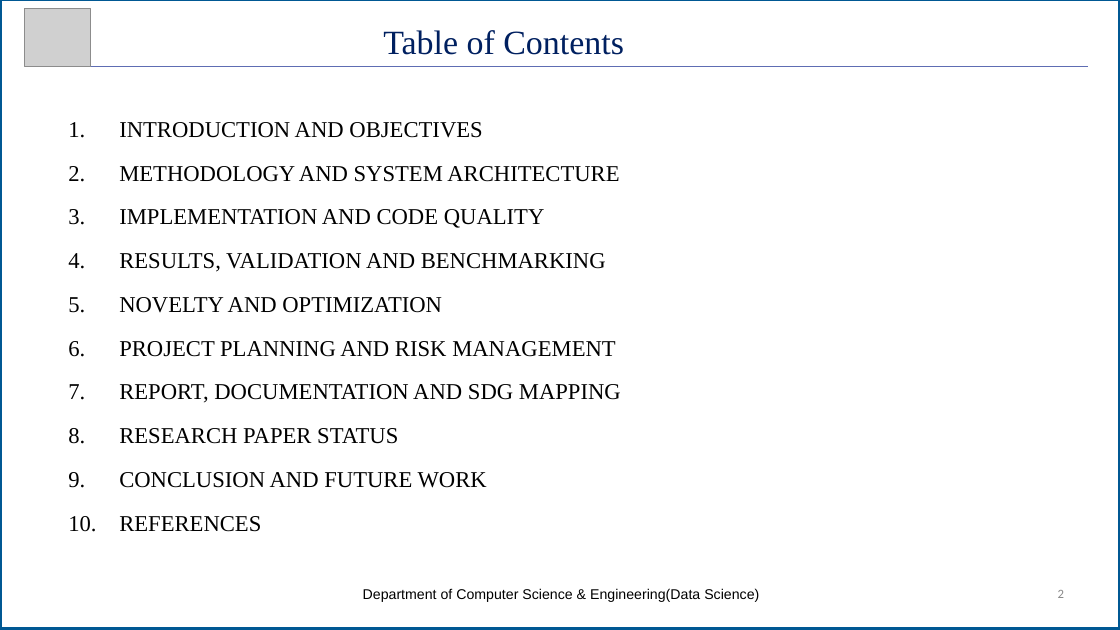
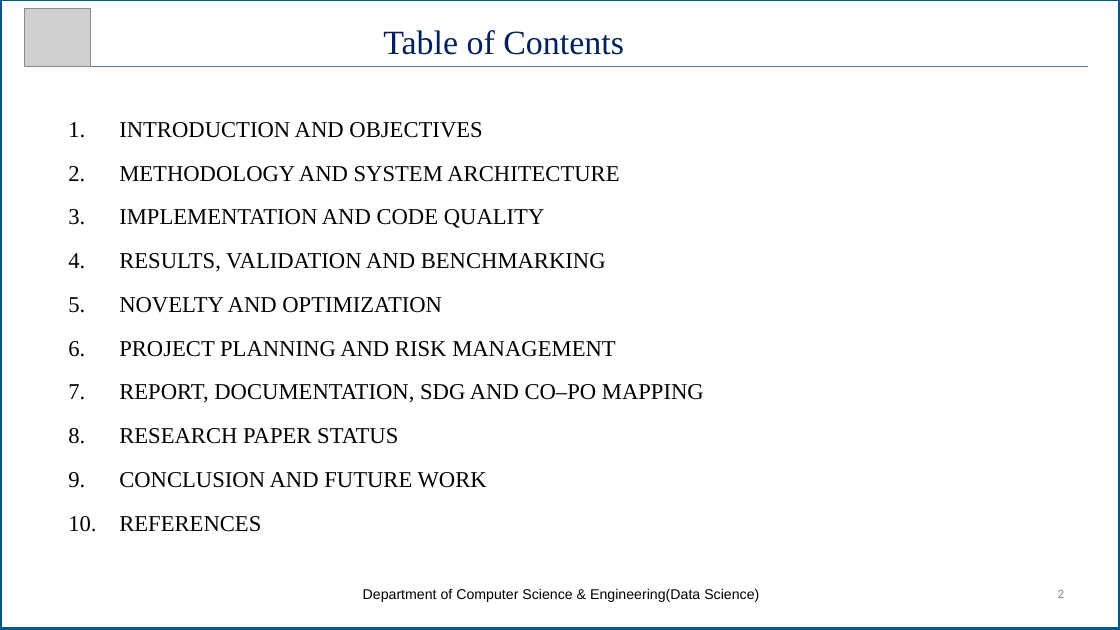
Before and after one commit to Manu-Sal-07/MANDISENSI_AGENTS, a slide deck: slide 2 of report/MandiSense_Review2_Final_v3.pptx. Drawn at 1120x630 pixels with LibreOffice and Linux fonts; fonts in the diff are those of the drawing; grey boxes stand for pictures. Boxes give left, top, right and bottom in pixels: in the first picture for what was removed or moved away, otherwise in the second. Text is boxed around its words. In the diff, an @@ line names an element or a change of style, - is before the commit and + after.

```diff
--- a/report/MandiSense_Review2_Final_v3.pptx
+++ b/report/MandiSense_Review2_Final_v3.pptx
@@ text at <box>119,384,704,403</box>: text changed @@
-7. REPORT, DOCUMENTATION AND SDG MAPPING
+7. REPORT, DOCUMENTATION, SDG AND CO–PO MAPPING
```
Also in this commit, not shown: 2 other slides changed, 2 slides added, 3 other files.
